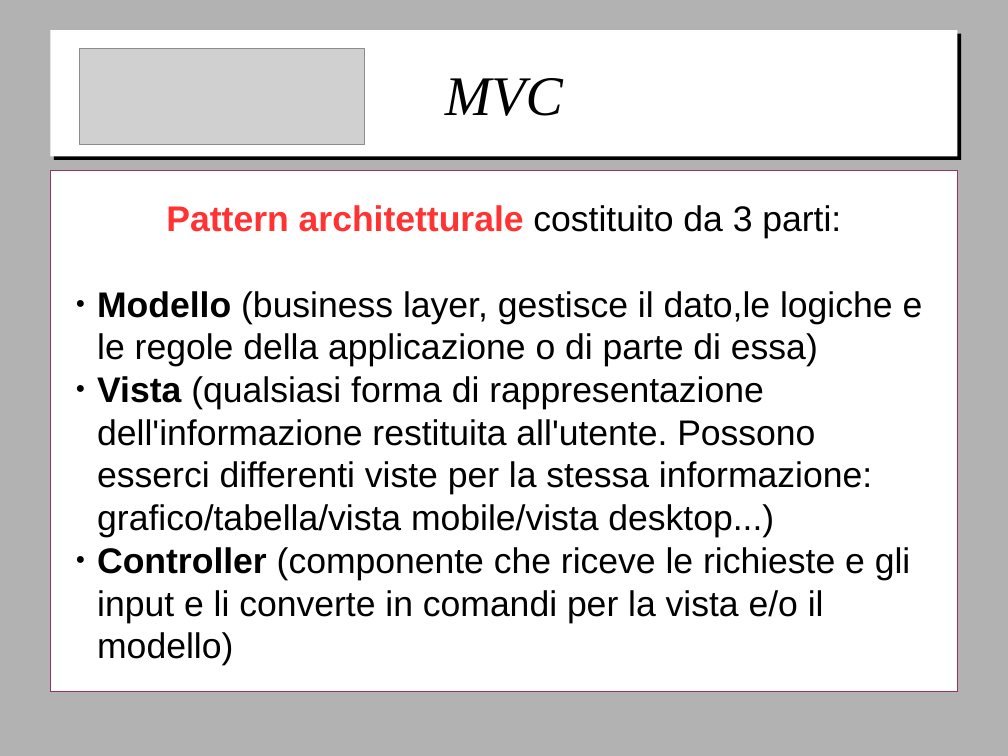
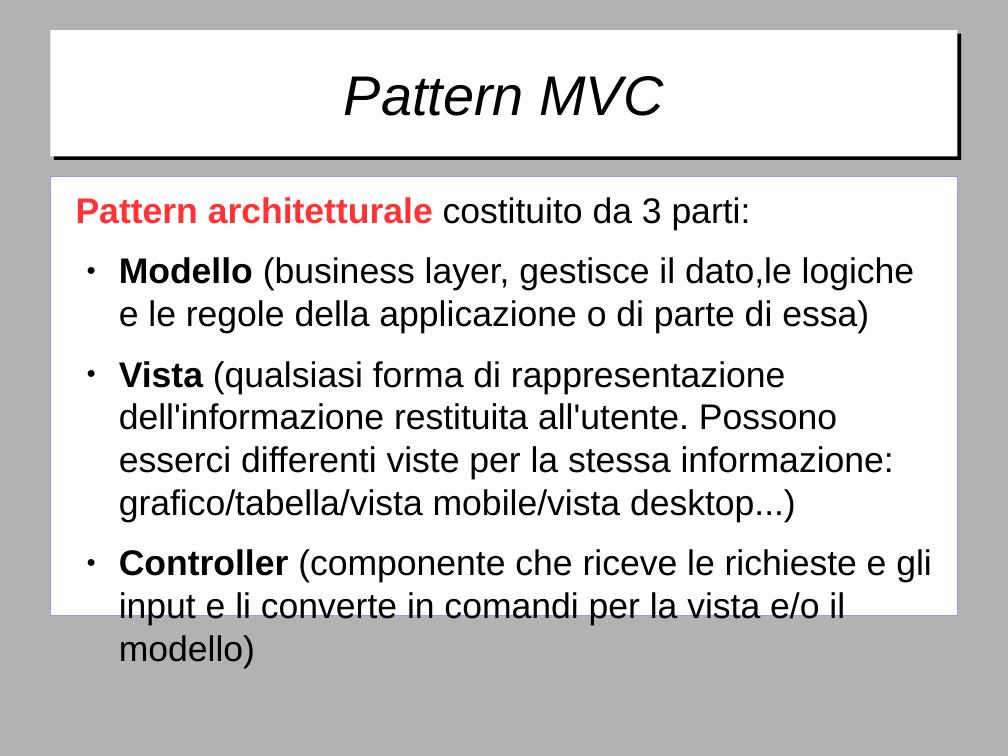
Before and after one commit to gitfer/ARXCourse, a slide deck: slide 1 of ARXCourse.odp. Drawn at 1008x756 pixels with LibreOffice and Linux fonts; fonts in the diff are those of the drawing; grey boxes stand for pictures; background and template pictures are left out. Boxes give left, top, right and bottom in pixels: in the first picture for what was removed or moved away, otherwise in the second. Text is boxed around its words. In the diff, an @@ line names an element or a change of style, - is before the commit and + after.

```diff
--- a/ARXCourse.odp
+++ b/ARXCourse.odp
@@ picture removed at (80, 48, 365, 144) @@
@@ title at (344, 76, 663, 116): text changed; font Times New Roman to Arial @@
-MVC
+Pattern MVC
@@ text "Pattern architetturale costituito da 3 ...": place and size @@
-text "Pattern architetturale costituito da 3 ..." at (50, 171, 958, 692)
+text "Pattern architetturale costituito da 3 ..." at (50, 177, 958, 615)
@@ text "Pattern architetturale costituito da 3 ..." at (50, 177, 958, 615): alignment centre to left; more space between paragraphs; indent changed; vertical alignment middle to top; subtitle to text; outline #993366 0 pt to #9999FF 0 pt @@
```
Also in this commit, not shown: 8 other slides changed, 11 slides added, 3 other files.
